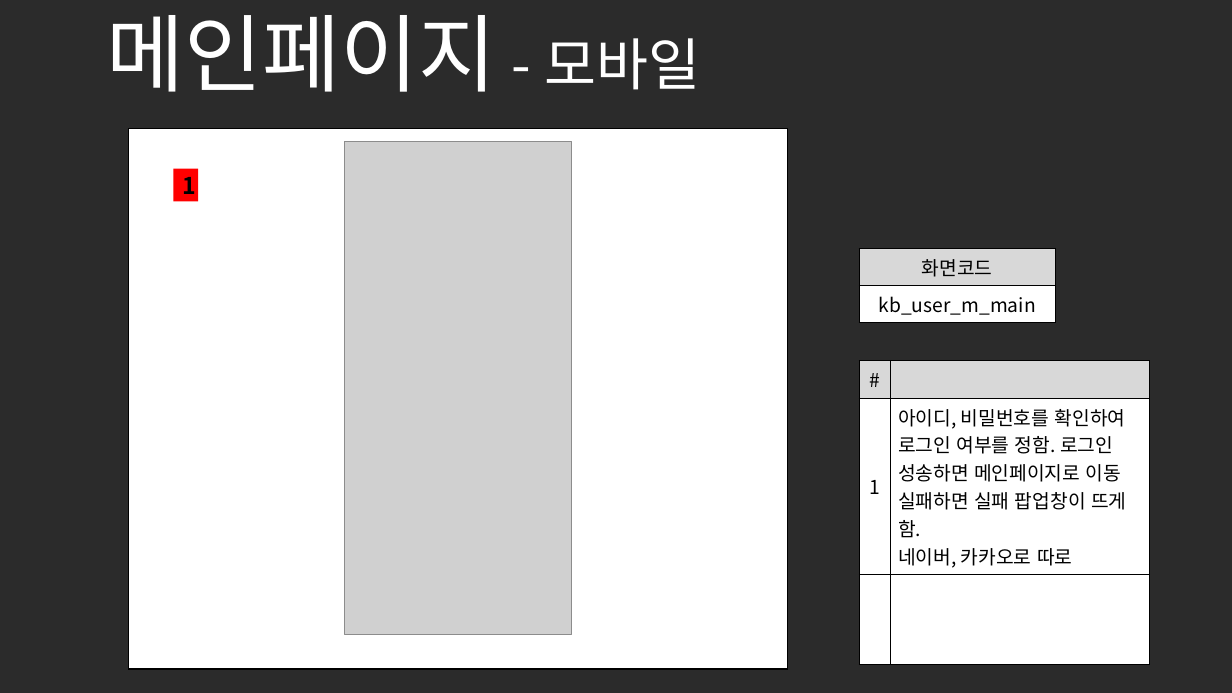
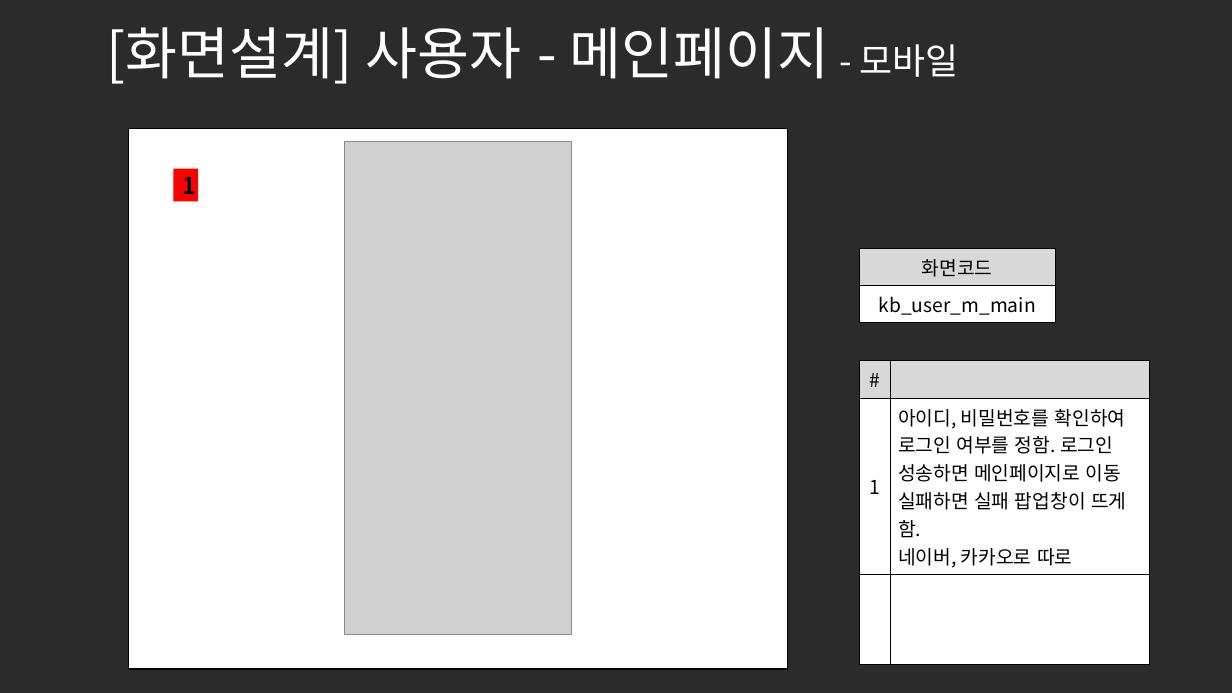
Before and after one commit to ezenteam2/e-Zone, a slide deck: slide 7 of 0 발표용 파워포인트/project05 - 파워포인트 종합 - 기범.pptx. Drawn at 1232x693 pixels with LibreOffice and Linux fonts; fonts in the diff are those of the drawing; grey boxes stand for pictures; background and template pictures are left out; a plain dark background stands for a picture behind light text. Boxes give left, top, right and bottom in pixels: in the first picture for what was removed or moved away, otherwise in the second. Text is boxed around its words. In the diff, an @@ line names an element or a change of style, - is before the commit and + after.

```diff
--- a/0 발표용 파워포인트/project05 - 파워포인트 종합 - 기범.pptx
+++ b/0 발표용 파워포인트/project05 - 파워포인트 종합 - 기범.pptx
@@ title at box(106, 27, 959, 84): text changed; size 66 to 44 pt @@
-메인페이지 - 모바일
+[화면설계] 사용자 - 메인페이지 - 모바일
```
Also in this commit, not shown: 16 other slides changed.
